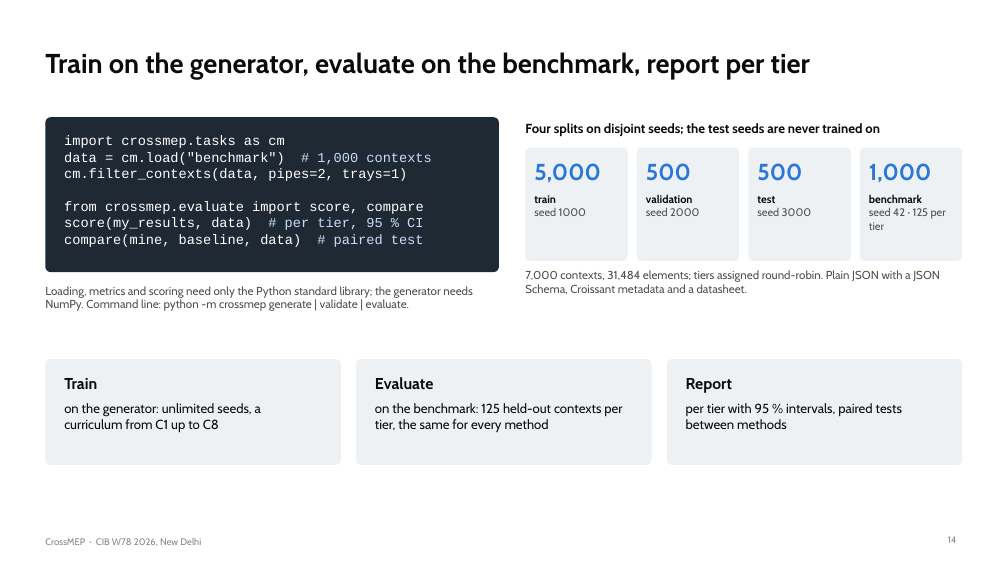
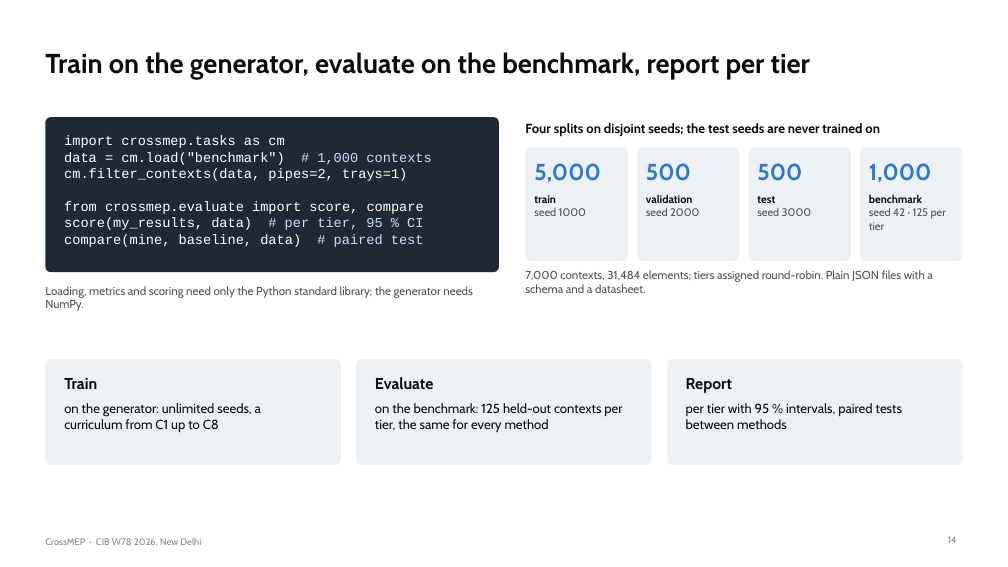
Before and after one commit to lavinia-ped/CrossMEP_Dataset, a slide deck: slide 14 of docs/CrossMEP_CIBW78_talk.pptx. Drawn at 1008x567 pixels with LibreOffice and Linux fonts; fonts in the diff are those of the drawing. Boxes give left, top, right and bottom in pixels: in the first picture for what was removed or moved away, otherwise in the second. Text is boxed around its words. In the diff, an @@ line names an element or a change of style, - is before the commit and + after.

Commit message:
Talk: Stanford and Hilti logos on the title and closing slides; slide text free of repository file names

```diff
--- a/docs/CrossMEP_CIBW78_talk.pptx
+++ b/docs/CrossMEP_CIBW78_talk.pptx
@@ text at (45,286,473,311): text changed @@
-Loading, metrics and scoring need only the Python standard library; the generator needs NumPy. Command line: python -m crossmep generate | validate | evaluate.
+Loading, metrics and scoring need only the Python standard library; the generator needs NumPy.
@@ text at (525,270,933,293): text changed @@
-7,000 contexts, 31,484 elements; tiers assigned round-robin. Plain JSON with a JSON Schema, Croissant metadata and a datasheet.
+7,000 contexts, 31,484 elements; tiers assigned round-robin. Plain JSON files with a schema and a datasheet.
```
Also in this commit, not shown: 5 other slides changed, 7 other files.
